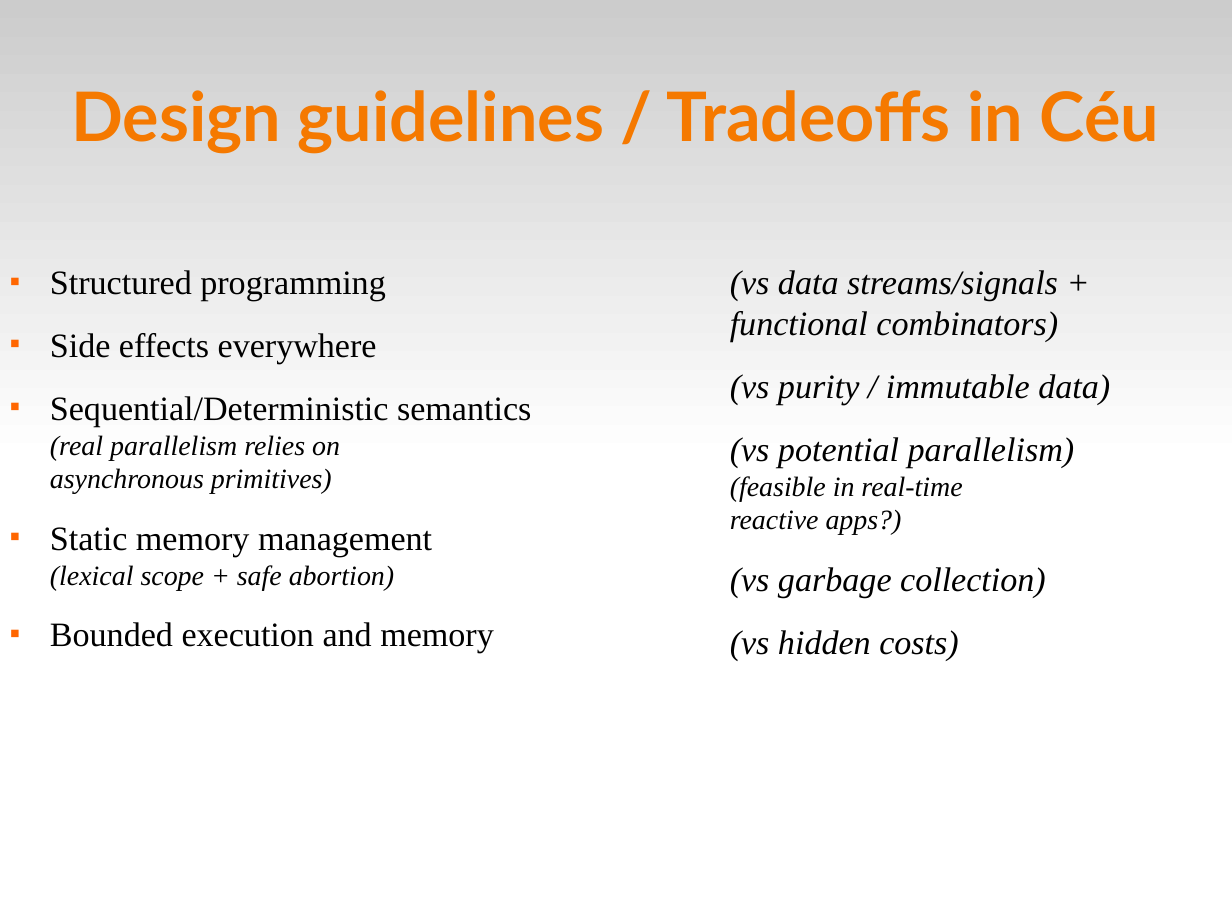
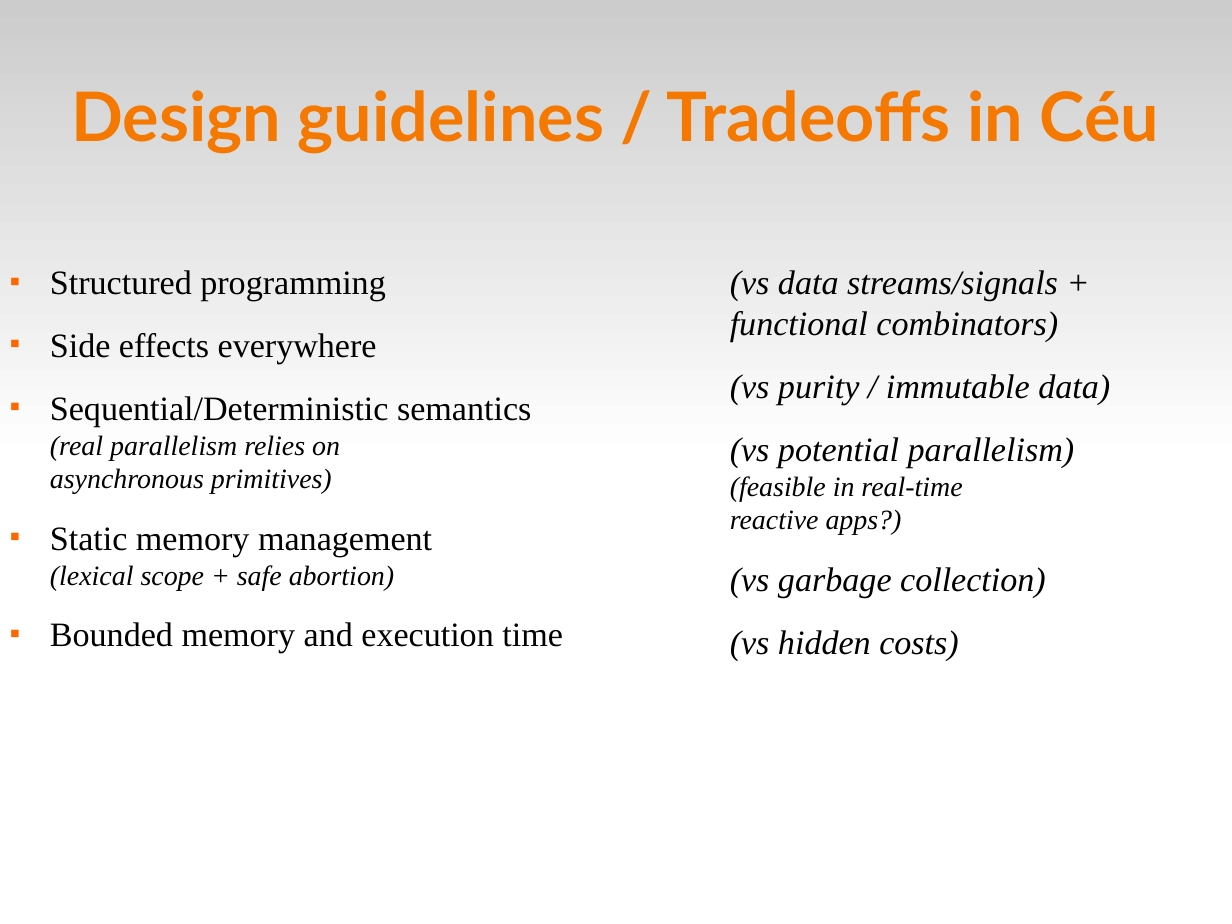
Before and after one commit to fsantanna-no/ceu-docs, a slide deck: slide 145 of ceu_curryon-expanded.odp (slide 146 before the commit). Drawn at 1232x924 pixels with LibreOffice and Linux fonts; fonts in the diff are those of the drawing. Boxes give left, top, right and bottom in pixels: in the first picture for what was removed or moved away, otherwise in the second. Text is boxed around its words. In the diff, an @@ line names an element or a change of style, - is before the commit and + after.

```diff
--- a/ceu_curryon-expanded.odp
+++ b/ceu_curryon-expanded.odp
@@ text at bbox=[50, 622, 563, 653]: text changed @@
-■ Bounded execution and memory
+■ Bounded memory and execution time
```
Also in this commit, not shown: 22 other slides changed, 1 slide added, 2 slides removed, 2 other files.
